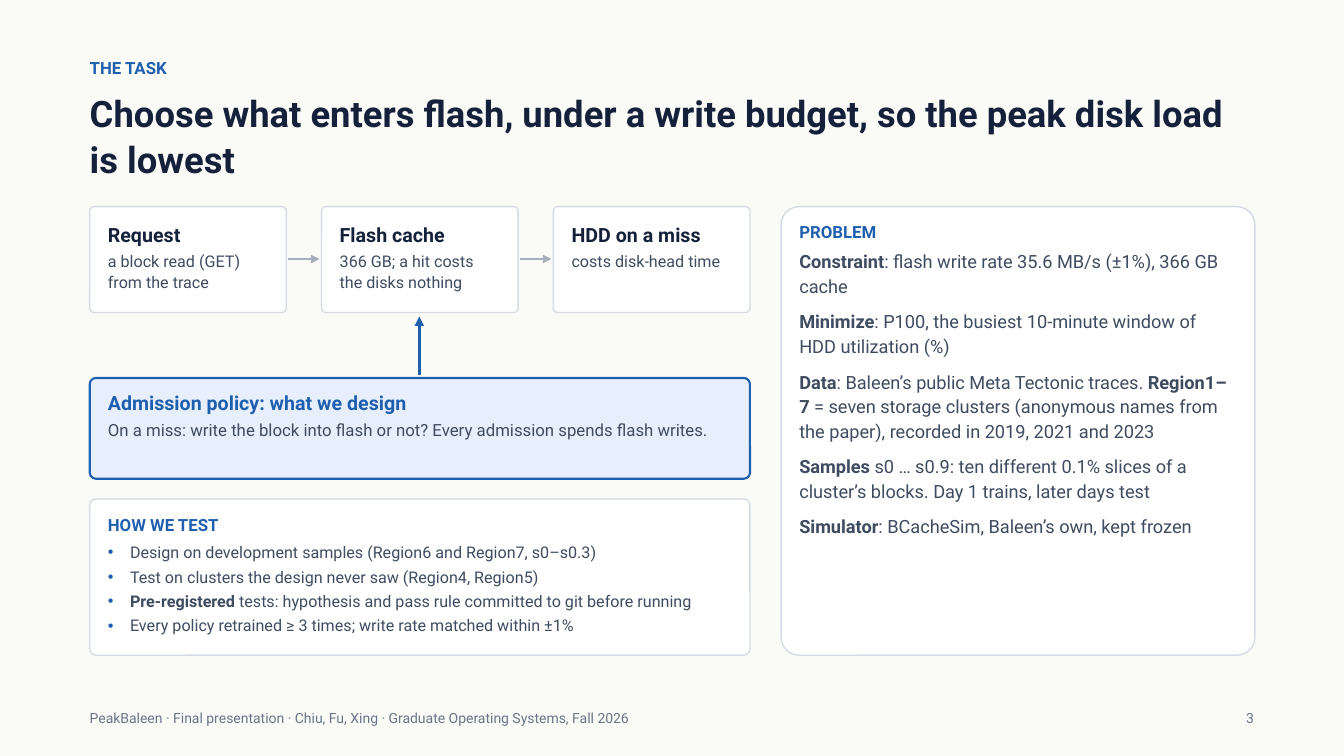
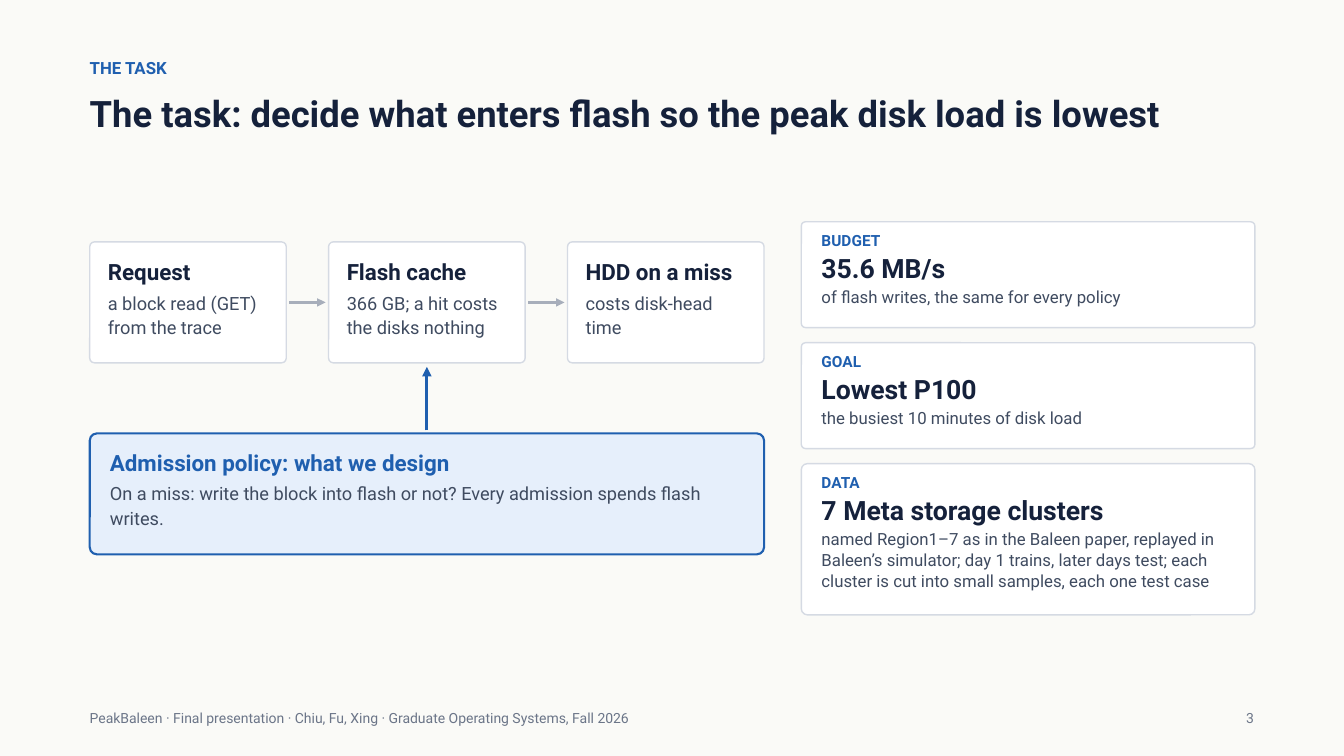
Before and after one commit to xingsixue123/OS_final_project, a slide deck: slide 3 of changes/6_final/PeakBaleen_Final_v3.pptx. Drawn at 1344x756 pixels with LibreOffice and Linux fonts; fonts in the diff are those of the drawing. Boxes give left, top, right and bottom in pixels: in the first picture for what was removed or moved away, otherwise in the second. Text is boxed around its words. In the diff, an @@ line names an element or a change of style, - is before the commit and + after.

```diff
--- a/changes/6_final/PeakBaleen_Final_v3.pptx
+++ b/changes/6_final/PeakBaleen_Final_v3.pptx
@@ title at bbox=[90, 99, 1160, 135]: text changed @@
-Choose what enters flash, under a write budget, so the peak disk load is lowest
+The task: decide what enters flash so the peak disk load is lowest
@@ rounded rectangle: place and size @@
-rounded rectangle at bbox=[90, 499, 750, 655]
+rounded rectangle at bbox=[802, 222, 1255, 328]
@@ text at bbox=[821, 235, 1121, 307]: text changed; size 11.5 to 12 pt @@
-HOW WE TEST
-• Design on development samples (Region6 and Region7, s0–s0.3)
-• Test on clusters the design never saw (Region4, Region5)
-• Pre-registered tests: hypothesis and pass rule committed to git before running
-• Every policy retrained ≥ 3 times; write rate matched within ±1%
+BUDGET
+35.6 MB/s
+of flash writes, the same for every policy
@@ rounded rectangle: place and size @@
-rounded rectangle at bbox=[90, 207, 286, 313]
+rounded rectangle at bbox=[90, 242, 286, 363]
@@ text "Request": place and size @@
-text "Request" at bbox=[108, 228, 240, 288]
+text "Request" at bbox=[108, 264, 257, 334]
@@ text "Request" at bbox=[108, 264, 257, 334]: size 14 to 16 pt in "Request"; size 11.5 to 13 pt in "a block read (GET) from the trace"; more space between paragraphs @@
@@ rounded rectangle: place and size @@
-rounded rectangle at bbox=[322, 207, 518, 313]
+rounded rectangle at bbox=[329, 242, 525, 363]
@@ text "Flash cache": place and size @@
-text "Flash cache" at bbox=[340, 227, 474, 292]
+text "Flash cache" at bbox=[347, 263, 498, 338]
@@ text "Flash cache" at bbox=[347, 263, 498, 338]: size 14 to 16 pt in "Flash cache"; size 11.5 to 13 pt in "366 GB; a hit costs the disks ..."; more space between paragraphs @@
@@ rounded rectangle: place and size @@
-rounded rectangle at bbox=[554, 207, 750, 313]
+rounded rectangle at bbox=[568, 242, 764, 363]
@@ text "HDD on a miss": place and size @@
-text "HDD on a miss" at bbox=[572, 227, 720, 267]
+text "HDD on a miss" at bbox=[586, 263, 732, 334]
@@ text "HDD on a miss" at bbox=[586, 263, 732, 334]: size 14 to 16 pt in "HDD on a miss"; size 11.5 to 13 pt in "costs disk-head time"; more space between paragraphs @@
@@ arrow moved from (288, 259) - (320, 259) to (289, 302) - (326, 302) @@
@@ arrow moved from (520, 259) - (552, 259) to (528, 302) - (565, 302) @@
@@ rounded rectangle: place and size @@
-rounded rectangle at bbox=[781, 207, 1255, 655]
+rounded rectangle at bbox=[802, 343, 1255, 449]
@@ text at bbox=[821, 356, 1082, 424]: text changed; size 13 to 12 pt @@
-PROBLEM
-Constraint: flash write rate 35.6 MB/s (±1%), 366 GB cache
-Minimize: P100, the busiest 10-minute window of HDD utilization (%)
-Data: Baleen’s public Meta Tectonic traces. Region1–7 = seven storage clusters (anonymous names from the paper), recorded in 2019, 2021 and 2023
-Samples s0 … s0.9: ten different 0.1% slices of a cluster’s blocks. Day 1 trains, later days test
-Simulator: BCacheSim, Baleen’s own, kept frozen
+GOAL
+Lowest P100
+the busiest 10 minutes of disk load
@@ arrow moved from (419, 375) - (419, 317) to (427, 431) - (427, 367) @@
@@ rounded rectangle: place and size @@
-rounded rectangle at bbox=[90, 378, 750, 479]
+rounded rectangle at bbox=[90, 434, 764, 555]
@@ text "Admission policy: what we design": place and size @@
-text "Admission policy: what we design" at bbox=[108, 395, 708, 440]
+text "Admission policy: what we design" at bbox=[110, 454, 701, 525]
@@ text "Admission policy: what we design" at bbox=[110, 454, 701, 525]: size 14 to 16 pt in "Admission policy: what we design"; size 12 to 13 pt in "On a miss: write the block into ..."; more space between paragraphs @@
@@ rounded rectangle added at bbox=[802, 464, 1255, 615], fill #FFFFFF, outline #D5DAE3 1 pt @@
@@ text added at bbox=[821, 477, 1214, 591], 12 pt, text #3F4B60 @@
+DATA
+7 Meta storage clusters
+named Region1–7 as in the Baleen paper, replayed in Baleen’s simulator; day 1 trains, later days test; each cluster is cut into small samples, each one test case
```
Also in this commit, not shown: 5 other files.
